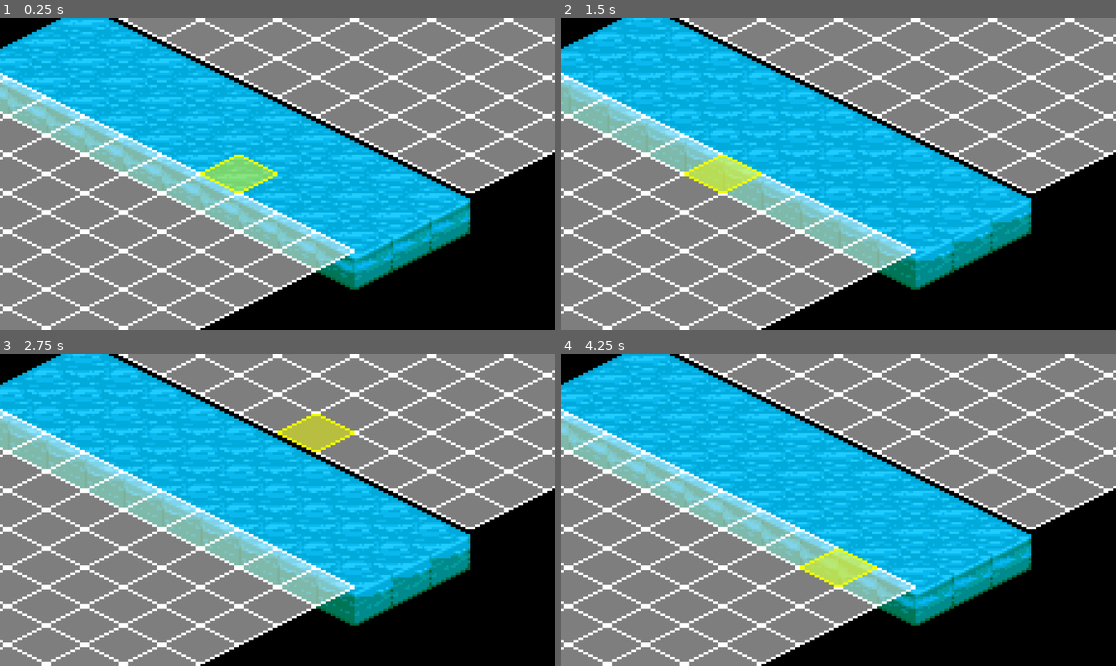
Above: before the commit, frames 1-4 (two rows, left to right).
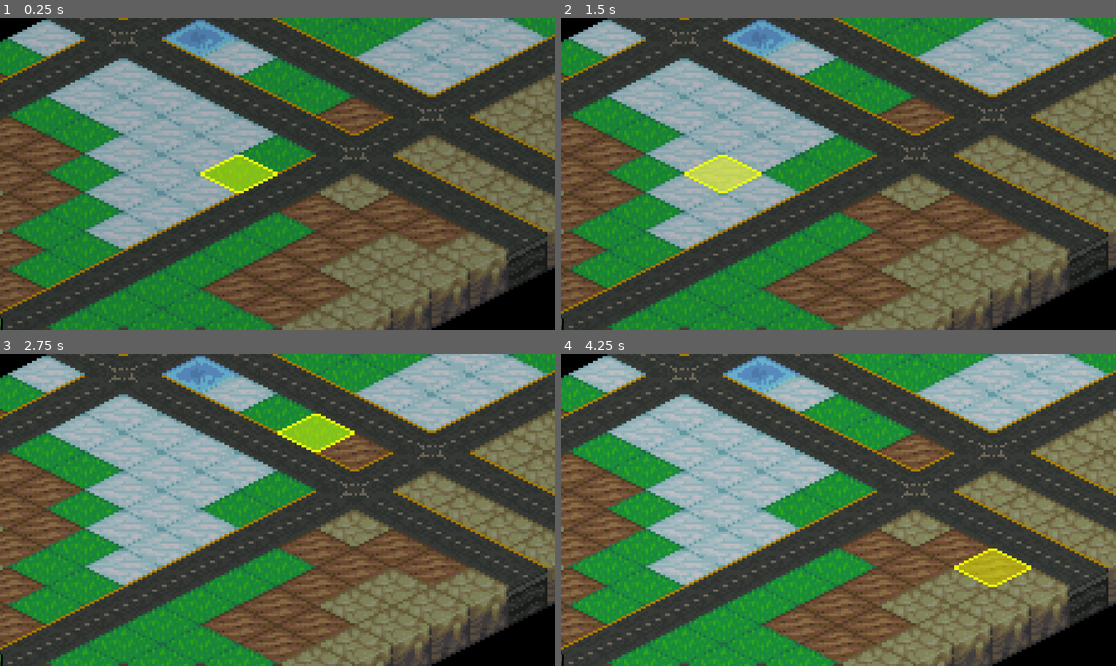
Above: after the commit, the same moments.

Repository: Tekknobot/Terrain
Game: Godot game, scene res://Scenes/Main.tscn
Same seed, same stepped clock (60 frames per second), same inputs: the game is played once before the commit and once after it.
Inputs (mouse positions are in pixels of both pictures, inside the frame that each line leads up to):
- Up to frame 1 (0.25 s): no input
- Up to frame 2 (1.5 s): move the mouse to (960, 158) at 0.52 s; click (960, 158) at 0.67 s; move the mouse to (727, 189) at 1.27 s; click (727, 189) at 1.42 s
- Up to frame 3 (2.75 s): move the mouse to (333, 441) at 2.02 s; click (333, 441) at 2.17 s
- Up to frame 4 (4.25 s): move the mouse to (810, 572) at 2.77 s; click (810, 572) at 2.92 s; move the mouse to (1005, 556) at 3.52 s; click (1005, 556) at 3.67 s

The runs differ from the first frame. In frame 1, 97% of the frame differs, in the area x 0-100%, y 0-100%; in frame 2, 96%; in frame 3, 96%; in frame 4, 97%.

Commit message:
Add terrain tiles and generate roads.

Diff:
--- a/Scenes/Main.tscn
+++ b/Scenes/Main.tscn
@@ -1,20 +1,28 @@
-[gd_scene load_steps=30 format=3 uid="uid://npnv1wvwmhj3"]
+[gd_scene load_steps=46 format=3 uid="uid://npnv1wvwmhj3"]
 
 [ext_resource type="Texture2D" uid="uid://b3fmige5evt8r" path="res://Sprites/Tiles_UI/tile_hover.png" id="1_2cdww"]
 [ext_resource type="Script" path="res://Scripts/BattleGrid.gd" id="1_juvca"]
 [ext_resource type="Texture2D" uid="uid://56t0bjdw3rny" path="res://Sprites/Tiles_UI/tile_hover_black.png" id="2_bm8h6"]
+[ext_resource type="Texture2D" uid="uid://bvs7gpxakq282" path="res://Sprites/Terrain/sandstone.png" id="3_c04i0"]
 [ext_resource type="Texture2D" uid="uid://dyigrwo5qmh4a" path="res://Sprites/Tiles_UI/tile_hover_blue.png" id="3_igwkr"]
 [ext_resource type="Texture2D" uid="uid://6xil7xbbe3vx" path="res://Sprites/Tiles_UI/tile_hover_red.png" id="4_5oiu3"]
+[ext_resource type="Texture2D" uid="uid://bsdcosxsddrot" path="res://Sprites/Terrain/ice.png" id="4_xtfnf"]
+[ext_resource type="Texture2D" uid="uid://c1pruacv3xra5" path="res://Sprites/Terrain/roads/16.png" id="5_o2svg"]
 [ext_resource type="Texture2D" uid="uid://rktlakqso06f" path="res://Sprites/Tiles_UI/tile_hover_white.png" id="5_yeuw1"]
+[ext_resource type="Texture2D" uid="uid://bp4obyr2a6lhr" path="res://Sprites/Terrain/roads/17.png" id="6_cb528"]
 [ext_resource type="Texture2D" uid="uid://d2hi70r47mggn" path="res://Sprites/Tiles_UI/tile_walkable.png" id="6_ln81q"]
 [ext_resource type="Texture2D" uid="uid://eh6ocjhc4lti" path="res://Sprites/Terrain/water.png" id="7_kwlmw"]
+[ext_resource type="Texture2D" uid="uid://bkcixujm222r0" path="res://Sprites/Terrain/roads/18.png" id="7_yuo6w"]
 [ext_resource type="Script" path="res://Scripts/HoverTile.gd" id="8_51jtd"]
 [ext_resource type="PackedScene" uid="uid://bpsujbhwy03a0" path="res://Scenes/Meks_Scenes/PLAYER/M1.scn" id="9_cq62f"]
 [ext_resource type="PackedScene" uid="uid://ci0nvbknkouk5" path="res://Scenes/Meks_Scenes/CPU/M1.scn" id="9_tx01l"]
 [ext_resource type="PackedScene" uid="uid://bnqjqpd5lkacg" path="res://Scenes/Meks_Scenes/PLAYER/M2.scn" id="10_ijfy0"]
 [ext_resource type="PackedScene" uid="uid://isp3h3mc30kr" path="res://Scenes/Meks_Scenes/CPU/M2.scn" id="10_jnxcy"]
+[ext_resource type="Texture2D" uid="uid://by1nnygq8fbib" path="res://Sprites/Terrain/dirt.png" id="10_o812q"]
 [ext_resource type="PackedScene" uid="uid://bmuido3r5ktn4" path="res://Scenes/Meks_Scenes/PLAYER/R1.scn" id="11_1jvt7"]
+[ext_resource type="Texture2D" uid="uid://usc687xtdcac" path="res://Sprites/Terrain/grass_default.png" id="11_4k0nf"]
 [ext_resource type="PackedScene" uid="uid://d0nuwcj38jovf" path="res://Scenes/Meks_Scenes/CPU/R1.scn" id="11_kslvh"]
+[ext_resource type="Texture2D" uid="uid://dqnyvmrsprmvf" path="res://Sprites/Terrain/grass_snow.png" id="12_d2xdu"]
 [ext_resource type="PackedScene" uid="uid://d4kyifny6a844" path="res://Scenes/Meks_Scenes/PLAYER/R3.scn" id="12_g6pgr"]
 [ext_resource type="PackedScene" uid="uid://ljo4wh1814ie" path="res://Scenes/Meks_Scenes/CPU/R3.scn" id="12_igjmq"]
 [ext_resource type="PackedScene" uid="uid://kjjhlcxrti0l" path="res://Scenes/Meks_Scenes/CPU/S2.scn" id="13_mmtes"]
@@ -29,6 +37,40 @@
 
 [sub_resource type="TileSetAtlasSource" id="TileSetAtlasSource_hs0mf"]
 texture = ExtResource("2_bm8h6")
+texture_region_size = Vector2i(32, 32)
+0:0/0 = 0
+
+[sub_resource type="TileSetAtlasSource" id="TileSetAtlasSource_k7s50"]
+texture = ExtResource("3_c04i0")
+texture_region_size = Vector2i(32, 32)
+0:0/0 = 0
+
+[sub_resource type="TileSetAtlasSource" id="TileSetAtlasSource_ajarr"]
+texture = ExtResource("4_xtfnf")
+texture_region_size = Vector2i(32, 32)
+0:0/animation_speed = 12.0
+0:0/animation_frame_0/duration = 1.0
+0:0/animation_frame_1/duration = 1.0
+0:0/animation_frame_2/duration = 1.0
+0:0/animation_frame_3/duration = 1.0
+0:0/animation_frame_4/duration = 1.0
+0:0/animation_frame_5/duration = 1.0
+0:0/animation_frame_6/duration = 1.0
+0:0/animation_frame_7/duration = 1.0
+0:0/0 = 0
+
+[sub_resource type="TileSetAtlasSource" id="TileSetAtlasSource_vxydb"]
+texture = ExtResource("5_o2svg")
+texture_region_size = Vector2i(32, 32)
+0:0/0 = 0
+
+[sub_resource type="TileSetAtlasSource" id="TileSetAtlasSource_12spb"]
+texture = ExtResource("6_cb528")
+texture_region_size = Vector2i(32, 32)
+0:0/0 = 0
+
+[sub_resource type="TileSetAtlasSource" id="TileSetAtlasSource_x0puf"]
+texture = ExtResource("7_yuo6w")
 texture_region_size = Vector2i(32, 32)
 0:0/0 = 0
 
@@ -96,6 +138,21 @@
 6:3/0 = 0
 7:3/0 = 0
 
+[sub_resource type="TileSetAtlasSource" id="TileSetAtlasSource_f6s4v"]
+texture = ExtResource("10_o812q")
+texture_region_size = Vector2i(32, 32)
+0:0/0 = 0
+
+[sub_resource type="TileSetAtlasSource" id="TileSetAtlasSource_bx0mv"]
+texture = ExtResource("11_4k0nf")
+texture_region_size = Vector2i(32, 32)
+0:0/0 = 0
+
+[sub_resource type="TileSetAtlasSource" id="TileSetAtlasSource_dqpgp"]
+texture = ExtResource("12_d2xdu")
+texture_region_size = Vector2i(32, 32)
+0:0/0 = 0
+
 [sub_resource type="TileSet" id="TileSet_k2046"]
 tile_shape = 1
 tile_layout = 5
@@ -107,6 +164,14 @@
 sources/4 = SubResource("TileSetAtlasSource_20dl0")
 sources/5 = SubResource("TileSetAtlasSource_w2t0e")
 sources/6 = SubResource("TileSetAtlasSource_f16c1")
+sources/7 = SubResource("TileSetAtlasSource_f6s4v")
+sources/8 = SubResource("TileSetAtlasSource_bx0mv")
+sources/9 = SubResource("TileSetAtlasSource_dqpgp")
+sources/10 = SubResource("TileSetAtlasSource_k7s50")
+sources/11 = SubResource("TileSetAtlasSource_ajarr")
+sources/12 = SubResource("TileSetAtlasSource_vxydb")
+sources/13 = SubResource("TileSetAtlasSource_12spb")
+sources/14 = SubResource("TileSetAtlasSource_x0puf")
 
 [node name="BattleGrid" type="Node2D"]
 
@@ -114,11 +179,14 @@
 y_sort_enabled = true
 tile_set = SubResource("TileSet_k2046")
 format = 2
+layer_1/name = "Layer1"
 script = ExtResource("1_juvca")
-grid_height = 23
+grid_width = 12
+grid_height = 24
 player_units = Array[PackedScene]([ExtResource("9_cq62f"), ExtResource("10_ijfy0"), ExtResource("11_1jvt7"), ExtResource("12_g6pgr"), ExtResource("13_nlsfu"), ExtResource("14_usaop")])
 enemy_units = Array[PackedScene]([ExtResource("9_tx01l"), ExtResource("10_jnxcy"), ExtResource("11_kslvh"), ExtResource("12_igjmq"), ExtResource("13_mmtes"), ExtResource("14_42888")])
 highlight_tile_id = 5
+day_duration = 100.0
 
 [node name="Sprite2D" type="Sprite2D" parent="." node_paths=PackedStringArray("tilemap")]
 script = ExtResource("8_51jtd")
--- a/Scripts/BattleGrid.gd
+++ b/Scripts/BattleGrid.gd
@@ -22,30 +22,122 @@
 var grid_actual_width: int
 var grid_actual_height: int
 
+const TILE_WATER = 6
+const TILE_SANDSTONE = 10
+const TILE_DIRT = 7
+const TILE_GRASS = 8
+const TILE_SNOW = 9
+const TILE_ICE = 11
+
+const INTERSECTION = 12
+const DOWN_RIGHT_ROAD = 14
+const DOWN_LEFT_ROAD = 13
+
+var base_tiles: Dictionary = {}
+var noise := FastNoiseLite.new()
+
+@export var day_duration := 10.0  # Seconds per full day-night cycle
+var day_phase := 0.0  # Ranges from 0.0 to 1.0
+
 func _ready():
+	noise.seed = randi()
+	noise.frequency = 0.08  # Controls how large/small terrain patches are
+	noise.fractal_octaves = 4
+	noise.fractal_gain = 0.4
+	noise.fractal_lacunarity = 2.0
+	noise.noise_type = FastNoiseLite.TYPE_SIMPLEX
+	noise.fractal_type = FastNoiseLite.FRACTAL_FBM
+
 	generate_grid()
 	setup_camera()
 	spawn_units()
 	setup_astar()  # Setup AStar grid using update_astar_grid()
 	start_turn()
 
+func _process(delta):
+	# Update day phase (0.0 to 1.0)
+	day_phase += delta / day_duration
+	if day_phase > 1.0:
+		day_phase -= 1.0  # Loop
+
+	update_day_night_tint()
+
+func update_day_night_tint():
+	# Simulate light intensity (min 0.4 at night, max 1.0 during the day)
+	var brightness := 0.7 + 0.3 * sin(PI * 2 * day_phase)
+
+	# Slight bluish tint at night (more subtle)
+	var tint := Color(
+		brightness,
+		brightness,
+		brightness + (1.0 - brightness) * 0.1
+	)
+
+	set_layer_modulate(0, tint)
+
 
 ### **Generate Grid with Water Division**
 func generate_grid():
-	# Use exported grid_width and grid_height for initial layout.
-	var water_start = grid_height / 2 - water_rows / 2
-	var water_end = water_start + water_rows
-	tile_size = Vector2(get_tileset().tile_size)
-
-	print("Tile size: ", tile_size, " water_start: ", water_start, " water_end: ", water_end)
+	var tile_size = Vector2(get_tileset().tile_size)
 
 	for x in range(grid_width):
 		for y in range(grid_height):
-			if y >= water_start and y < water_end:
-				set_cell(0, Vector2i(x, y), water_tile_id, Vector2i(0, 0))
+			var tile_pos = Vector2i(x, y)
+			var n = noise.get_noise_2d(float(x), float(y))  # returns value from -1 to 1
+
+			var tile_type := TILE_GRASS  # default fallback
+
+			# Terrain thresholds based on noise value
+			if n < -0.6:
+				tile_type = TILE_WATER
+			elif n < -0.2:
+				tile_type = TILE_SANDSTONE
+			elif n < 0.1:
+				tile_type = TILE_DIRT
+			elif n < 0.4:
+				tile_type = TILE_GRASS
+			elif n < 0.7:
+				tile_type = TILE_SNOW
 			else:
-				set_cell(0, Vector2i(x, y), land_tile_id, Vector2i(0, 0))
-
+				tile_type = TILE_ICE
+
+			set_cell(0, tile_pos, tile_type, Vector2i(0, 0))
+			base_tiles[tile_pos] = tile_type
+
+	# 🛣 Add roads after terrain
+	generate_roads()
+
+func generate_roads():
+	var picked_horizontal_odd_y = []
+	var picked_vertical_odd_x = []
+
+	# Randomly pick 2-4 roads
+	for i in range(2):
+		var horizontal_y = get_unique_random_odd(grid_height, picked_horizontal_odd_y)
+		var vertical_x = get_unique_random_odd(grid_width, picked_vertical_odd_x)
+
+		draw_road(Vector2i(0, horizontal_y), Vector2i(1, 0), DOWN_RIGHT_ROAD)  # Horizontal
+		draw_road(Vector2i(vertical_x, 0), Vector2i(0, 1), DOWN_LEFT_ROAD)     # Vertical
+
+func draw_road(start: Vector2i, direction: Vector2i, road_tile_id: int):
+	var pos = start
+	while pos.x >= 0 and pos.x < grid_width and pos.y >= 0 and pos.y < grid_height:
+		var tile_id = get_cell_source_id(0, pos)
+		if tile_id == DOWN_LEFT_ROAD or tile_id == DOWN_RIGHT_ROAD:
+			set_cell(0, pos, INTERSECTION, Vector2i(0, 0))
+		else:
+			set_cell(0, pos, road_tile_id, Vector2i(0, 0))
+		pos += direction
+
+func get_unique_random_odd(max_val: int, used: Array) -> int:
+	var tries = 0
+	while tries < 20:
+		var val = randi_range(1, max_val - 2)
+		if val % 2 == 1 and not used.has(val):
+			used.append(val)
+			return val
+		tries += 1
+	return 1  # fallback
 
 ### **Setup Camera**
 func setup_camera():
@@ -128,7 +220,7 @@
 func highlight_path(path: Array[Vector2i]):
 	clear_movement_highlight()
 	for tile in path:
-		set_cell(0, tile, highlight_tile_id, Vector2i(0, 0))
+		set_cell(1, tile, highlight_tile_id, Vector2i(0, 0))
 	highlighted_tiles = path.duplicate()
 
 func move_unit(unit, target_tile: Vector2i):
@@ -234,14 +326,13 @@
 			# Use the ignore helper so the selected unit doesn't block its own path.
 			if distance <= unit.movement_range and is_valid_spawn_ignore(unit, target_tile):
 				highlighted_tiles.append(target_tile)
-				set_cell(0, target_tile, highlight_tile_id, Vector2i(0, 0))
+				set_cell(1, target_tile, highlight_tile_id, Vector2i(0, 0))
 	print("Highlighted tiles: ", highlighted_tiles)
 
 func clear_movement_highlight():
 	for tile in highlighted_tiles:
-		set_cell(0, tile, land_tile_id, Vector2i(0, 0))
+		set_cell(1, tile, -1, Vector2i(0, 0))  # ❌ this is outdated
 	highlighted_tiles.clear()
-
 
 ### **Utility Functions**
 func is_water_tile(tile: Vector2i) -> bool:
--- a/Scripts/Unit.gd
+++ b/Scripts/Unit.gd
@@ -71,9 +71,24 @@
 		return Vector2i(-1, -1)
 
 	var start = tile_pos
-	var candidates := []
 
-	# Collect all valid tiles
+	# Step 1: Find the nearest player unit
+	var nearest_player_pos: Vector2i = Vector2i(-1, -1)
+	var min_distance = INF
+
+	for unit in tilemap.all_units:
+		if unit.is_player:
+			var dist = tilemap.manhattan_distance(start, unit.tile_pos)
+			if dist < min_distance:
+				min_distance = dist
+				nearest_player_pos = unit.tile_pos
+
+	if nearest_player_pos == Vector2i(-1, -1):
+		return Vector2i(-1, -1)  # No player found
+
+	# Step 2: Gather valid candidate tiles
+	var candidates: Array[Vector2i] = []
+
 	for x in range(start.x - movement_range, start.x + movement_range + 1):
 		for y in range(start.y - movement_range, start.y + movement_range + 1):
 			var target = Vector2i(x, y)
@@ -81,17 +96,19 @@
 			and tilemap.is_valid_spawn_ignore(self, target):
 				candidates.append(target)
 
-	# Shuffle to try random paths
-	candidates.shuffle()
+	# Step 3: Sort by distance to the nearest player
+	candidates.sort_custom(func(a, b):
+		return tilemap.manhattan_distance(a, nearest_player_pos) < tilemap.manhattan_distance(b, nearest_player_pos)
+	)
 
-	# Try a few to find one with a valid path
+	# Step 4: Try each candidate to find a valid path
 	for target in candidates:
 		tilemap.update_astar_grid_ignore(self)
 		var path = tilemap.astar.get_point_path(start, target)
 		if path.size() > 1:
 			return target  # Found a reachable tile
 
-	return Vector2i(-1, -1)  # None were reachable
+	return Vector2i(-1, -1)  # Nothing reachable
 
 
 func move_along_path(path: Array):
--- a/project.godot
+++ b/project.godot
@@ -10,7 +10,7 @@
 
 [application]
 
-config/name="terrain"
+config/name="Terrain"
 run/main_scene="res://Scenes/Main.tscn"
 config/features=PackedStringArray("4.3", "Mobile")
 config/icon="res://icon.svg"
Binary file added: Sprites/Terrain/dirt.png
Not shown, added: Sprites/Terrain/dirt.png.import
Binary file added: Sprites/Terrain/grass_default.png
Not shown, added: Sprites/Terrain/grass_default.png.import
Binary file added: Sprites/Terrain/grass_snow.png
Not shown, added: Sprites/Terrain/grass_snow.png.import
Binary file added: Sprites/Terrain/ice.png
Not shown, added: Sprites/Terrain/ice.png.import
Binary file added: Sprites/Terrain/roads/16.png
Not shown, added: Sprites/Terrain/roads/16.png.import
Binary file added: Sprites/Terrain/roads/17.png
Not shown, added: Sprites/Terrain/roads/17.png.import
(and 5 more such lines)
